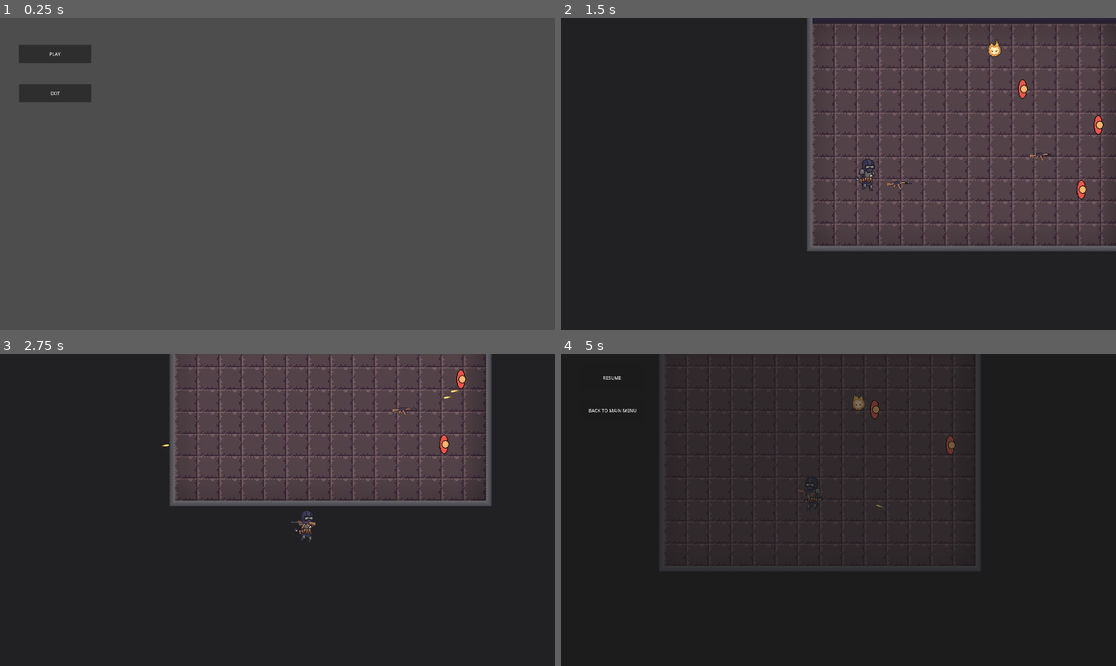
Above: before the commit, frames 1-4 (two rows, left to right).
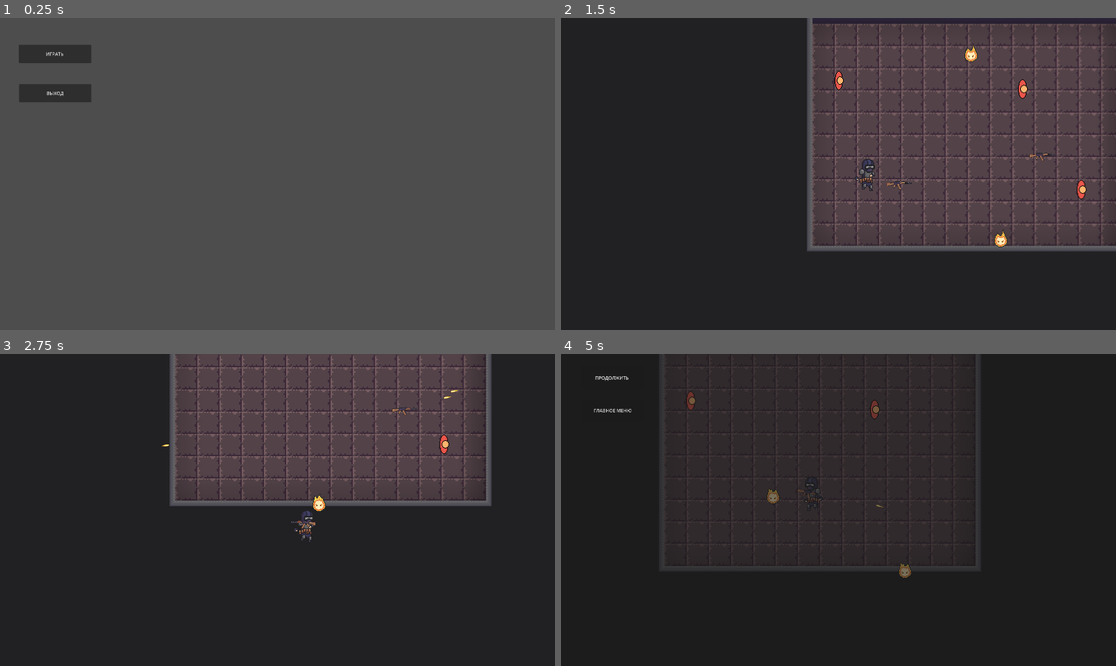
Above: after the commit, the same moments.

Repository: JaRiex11/thegame
Game: Godot game, scene res://scenes/MainMenu.tscn
Two runs of this game, one before a commit and one after it. Both use one fixed random seed, a clock stepped at 60 frames per second and the inputs below.
Inputs (mouse positions are in pixels of both pictures, inside the frame that each line leads up to):
- Up to frame 1 (0.25 s): no input
- Up to frame 2 (1.5 s): click "PLAY" (after the commit: "ИГРАТЬ") at 0.5 s; move the mouse to (960, 158) at 1.27 s; press the mouse at (960, 158) at 1.28 s; hold D (right) from 1.28 s (still down)
- Up to frame 3 (2.75 s): tap Space (jump) at 1.52, 2.27 s; move the mouse to (166, 525) at 2.02 s; release D (right) at 2.03 s; release the mouse at (166, 525) at 2.03 s; hold S (down) from 2.03 s (still down); click (166, 525) at 2.1 s
- Up to frame 4 (5 s): move the mouse to (894, 441) at 2.77 s; release S (down) at 2.78 s; press the mouse at (894, 441) at 2.78 s; hold D (right) 2.78-3.53 s; move the mouse to (810, 572) at 3.52 s; release the mouse at (810, 572) at 3.53 s; hold W (up) 3.53-4.28 s; click (810, 572) at 3.6 s; tap Space (jump) at 3.77, 4.52 s; move the mouse to (1005, 556) at 4.27 s; press the mouse at (1005, 556) at 4.28 s; hold A (left) from 4.28 s (still down); tap Escape (esc) at 4.9 s

The runs differ from the first frame. In frame 1, less than 0.1% of the frame differs, in the area x 8-12%, y 10-26%; in frame 2, 0.4%; in frame 3, 0.2%; in frame 4, 0.5%, in the area x 5-72%, y 7-72%.

Commit message:
Анимация смерти маленького огонька

Diff:
--- a/scenes/MainMenu.tscn
+++ b/scenes/MainMenu.tscn
@@ -10,7 +10,7 @@
 offset_top = 93.0
 offset_right = 316.0
 offset_bottom = 156.0
-text = "PLAY"
+text = "ИГРАТЬ"
 script = ExtResource("1_0ykhv")
 
 [node name="ExitBut" type="Button" parent="."]
@@ -18,5 +18,5 @@
 offset_top = 229.0
 offset_right = 316.0
 offset_bottom = 292.0
-text = "EXIT"
+text = "ВЫХОД"
 script = ExtResource("2_2wh52")
--- a/scenes/PauseMenu.tscn
+++ b/scenes/PauseMenu.tscn
@@ -18,7 +18,7 @@
 offset_top = 41.0
 offset_right = 284.0
 offset_bottom = 124.0
-text = "RESUME"
+text = "ПРОДОЛЖИТЬ"
 
 [node name="MainMenuButton" type="Button" parent="Panel"]
 layout_mode = 0
@@ -26,7 +26,7 @@
 offset_top = 156.0
 offset_right = 285.0
 offset_bottom = 236.0
-text = "BACK TO MAIN MENU"
+text = "ГЛАВНОЕ МЕНЮ"
 
 [connection signal="pressed" from="Panel/ResumeButton" to="." method="_on_resume_button_pressed"]
 [connection signal="pressed" from="Panel/MainMenuButton" to="." method="_on_main_menu_button_pressed"]
--- a/scenes/Tutorial.tscn
+++ b/scenes/Tutorial.tscn
@@ -61,7 +61,7 @@
 position = Vector2(226, 60)
 
 [node name="Enemy2" parent="." instance=ExtResource("5_0g6v0")]
-position = Vector2(444, 163)
+position = Vector2(-304, 35)
 
 [node name="Enemy3" parent="." instance=ExtResource("5_0g6v0")]
 position = Vector2(395, 350)
@@ -83,6 +83,9 @@
 tile_set = SubResource("TileSet_0g6v0")
 
 [node name="Unit" parent="." instance=ExtResource("7_y0w3d")]
-position = Vector2(188, -66)
+position = Vector2(121, -51)
 chase_speed = 280.0
 max_health = 100.0
+
+[node name="Unit2" parent="." instance=ExtResource("7_y0w3d")]
+position = Vector2(216, 438)
--- a/scenes/units/elem_fire_small.tscn
+++ b/scenes/units/elem_fire_small.tscn
@@ -1,8 +1,33 @@
-[gd_scene load_steps=38 format=3 uid="uid://wno55x14kbsr"]
+[gd_scene load_steps=45 format=3 uid="uid://wno55x14kbsr"]
 
 [ext_resource type="PackedScene" uid="uid://eneimymgmmg7" path="res://scenes/based_scenes/Unit.tscn" id="1_faebf"]
 [ext_resource type="Script" uid="uid://dlv51i04aukjk" path="res://scenes/units/elem_fire_small.gd" id="2_5fa17"]
 [ext_resource type="Texture2D" uid="uid://owxonpwtqenk" path="res://img/SpriteFireD.png" id="2_koo4c"]
+[ext_resource type="Texture2D" uid="uid://dw8h5g4cpnvcs" path="res://img/min_fire_d.png" id="3_avlgy"]
+
+[sub_resource type="AtlasTexture" id="AtlasTexture_ij4wd"]
+atlas = ExtResource("3_avlgy")
+region = Rect2(0, 0, 64, 64)
+
+[sub_resource type="AtlasTexture" id="AtlasTexture_gcwep"]
+atlas = ExtResource("3_avlgy")
+region = Rect2(64, 0, 64, 64)
+
+[sub_resource type="AtlasTexture" id="AtlasTexture_km5md"]
+atlas = ExtResource("3_avlgy")
+region = Rect2(128, 0, 64, 64)
+
+[sub_resource type="AtlasTexture" id="AtlasTexture_ldods"]
+atlas = ExtResource("3_avlgy")
+region = Rect2(192, 0, 64, 64)
+
+[sub_resource type="AtlasTexture" id="AtlasTexture_qg661"]
+atlas = ExtResource("3_avlgy")
+region = Rect2(256, 0, 64, 64)
+
+[sub_resource type="AtlasTexture" id="AtlasTexture_8hkot"]
+atlas = ExtResource("3_avlgy")
+region = Rect2(320, 0, 64, 64)
 
 [sub_resource type="AtlasTexture" id="AtlasTexture_5fa17"]
 atlas = ExtResource("2_koo4c")
@@ -134,6 +159,29 @@
 
 [sub_resource type="SpriteFrames" id="SpriteFrames_blged"]
 animations = [{
+"frames": [{
+"duration": 1.0,
+"texture": SubResource("AtlasTexture_ij4wd")
+}, {
+"duration": 1.0,
+"texture": SubResource("AtlasTexture_gcwep")
+}, {
+"duration": 1.0,
+"texture": SubResource("AtlasTexture_km5md")
+}, {
+"duration": 1.0,
+"texture": SubResource("AtlasTexture_ldods")
+}, {
+"duration": 1.0,
+"texture": SubResource("AtlasTexture_qg661")
+}, {
+"duration": 1.0,
+"texture": SubResource("AtlasTexture_8hkot")
+}],
+"loop": false,
+"name": &"Death",
+"speed": 5.0
+}, {
 "frames": [{
 "duration": 1.0,
 "texture": SubResource("AtlasTexture_5fa17")
@@ -261,7 +309,7 @@
 small_attack_dist = 50
 patrol_speed = 80.0
 chase_speed = 260.0
-sight_range = 800.0
+sight_range = 500.0
 patrol_wait_time = 1.0
 search_duration = 5.0
 dash_speed = 1000.0
@@ -273,7 +321,7 @@
 [node name="AnimatedSprite2D" parent="." index="0"]
 scale = Vector2(2, 2)
 sprite_frames = SubResource("SpriteFrames_blged")
-animation = &"IdleR"
+animation = &"Death"
 
 [node name="Hitbox" parent="." index="1"]
 polygon = PackedVector2Array(9, -2, 17, 7, 17, 23, 4, 32, -6, 32, -20, 23, -20, 6, -12, -2)
Binary file added: img/min_fire_d.png
Not shown, added: img/min_fire_d.png.import
